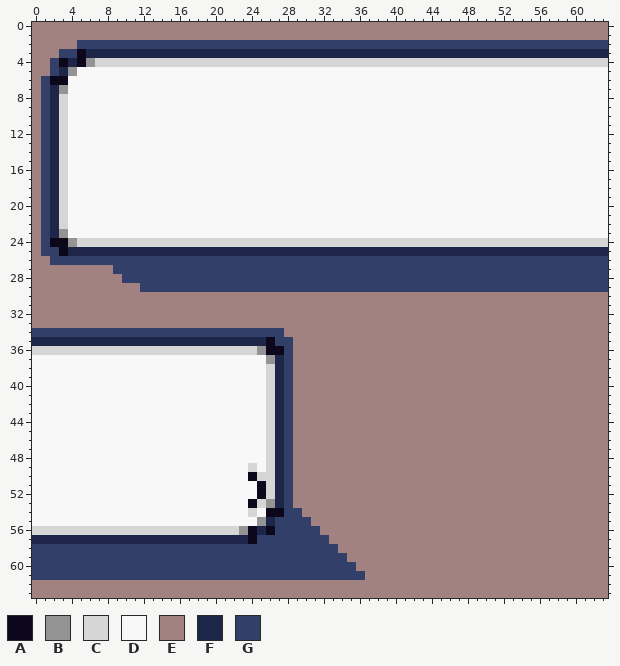
Pixel-art sprite, stored at graphics/battle_interface/healthbox_singles_opponent.png. The first picture shows the starting point.
The file is 64x64 pixels. Colours within 5 levels of each other are drawn and written as one.
Palette (. is transparent): A #0d071b  B #949494  C #d6d6d6  D #f8f8f8  E #a28181  F #1d2549  G #313f69
Now the later version:
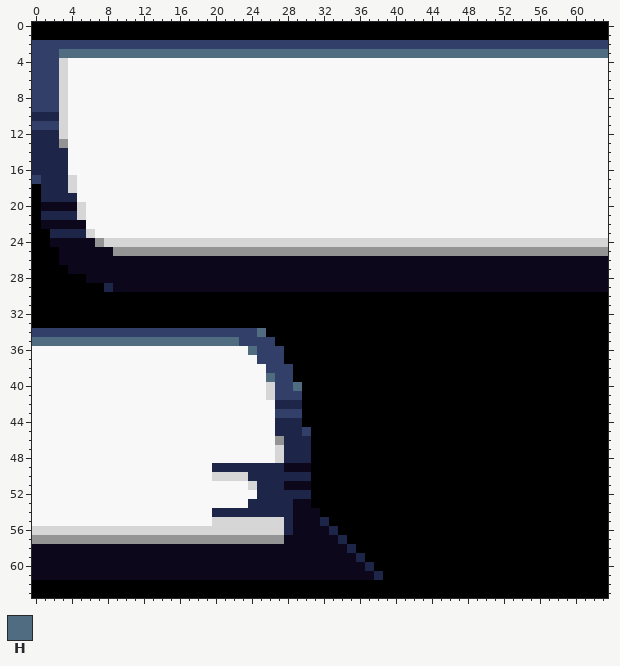
Colours new in this view: H #4f6c81
From old to new:
colour E: #a28181 -> #000000
Changed rows in their new state; - is a pixel that keeps its letter.
first column x 0:
 2 GGGGG-----------------------------------------------------------
 3 GGGHHHHHHHHHHHHHHHHHHHHHHHHHHHHHHHHHHHHHHHHHHHHHHHHHHHHHHHHHHHHH
 4 GG-CDDDDDDDDDDDDDDDDDDDDDDDDDDDDDDDDDDDDDDDDDDDDDDDDDDDDDDDDDDDD
 5 GG-CD-----------------------------------------------------------
 6 G-GC------------------------------------------------------------
 7 G-GC------------------------------------------------------------
 8 G-G-------------------------------------------------------------
 9 G-G-------------------------------------------------------------
10 FF--------------------------------------------------------------
11 G-G-------------------------------------------------------------
12 FF--------------------------------------------------------------
13 FF-B------------------------------------------------------------
14 FF-F------------------------------------------------------------
15 FF-F------------------------------------------------------------
16 FF-F------------------------------------------------------------
17 GF-FC-----------------------------------------------------------
18 -F-FC-----------------------------------------------------------
19 -F-FF-----------------------------------------------------------
20 -AAAAC----------------------------------------------------------
21 -F-FFC----------------------------------------------------------
22 -AAAAA----------------------------------------------------------
23 -E-FFFC---------------------------------------------------------
24 -E--AAAB--------------------------------------------------------
25 -EE-AAAAABBBBBBBBBBBBBBBBBBBBBBBBBBBBBBBBBBBBBBBBBBBBBBBBBBBBBBB
26 --EAAAAAAAAAAAAAAAAAAAAAAAAAAAAAAAAAAAAAAAAAAAAAAAAAAAAAAAAAAAAA
27 ----AAAAAAAAAAAAAAAAAAAAAAAAAAAAAAAAAAAAAAAAAAAAAAAAAAAAAAAAAAAA
28 ------AAAAAAAAAAAAAAAAAAAAAAAAAAAAAAAAAAAAAAAAAAAAAAAAAAAAAAAAAA
29 --------FAAAAAAAAAAAAAAAAAAAAAAAAAAAAAAAAAAAAAAAAAAAAAAAAAAAAAAA
first column x 0:
34 -------------------------HEE-----------
35 HHHHHHHHHHHHHHHHHHHHHHHGGGGEE----------
36 DDDDDDDDDDDDDDDDDDDDDDDDHGGGE----------
37 -------------------------GGGE----------
38 --------------------------GG-----------
39 --------------------------HG-----------
40 ---------------------------G-H---------
41 ---------------------------G-G---------
42 --------------------------D-FF---------
43 --------------------------DG-G---------
44 --------------------------D-FF---------
45 --------------------------D-FFG--------
46 --------------------------DBFFF--------
47 --------------------------DCFFF--------
48 --------------------------DCFFF--------
49 --------------------FFFFFFF-AAA--------
50 --------------------CCCCFFF-FFF--------
51 ------------------------CFF-AAA--------
52 -------------------------FF-FFF--------
53 ------------------------FFF-FAA--------
54 --------------------FFFFFFFFFAAA-------
55 --------------------CCCCCCCCFAAAF------
56 -----------------------CCCCCFAAAAF-----
57 BBBBBBBBBBBBBBBBBBBBBBBBBBBBAAAAAAF----
58 AAAAAAAAAAAAAAAAAAAAAAAAAAAAAAAAAAAF---
59 AAAAAAAAAAAAAAAAAAAAAAAAAAAAAAAAAAAAF--
60 AAAAAAAAAAAAAAAAAAAAAAAAAAAAAAAAAAAAAF-
61 AAAAAAAAAAAAAAAAAAAAAAAAAAAAAAAAAAAAAAF
